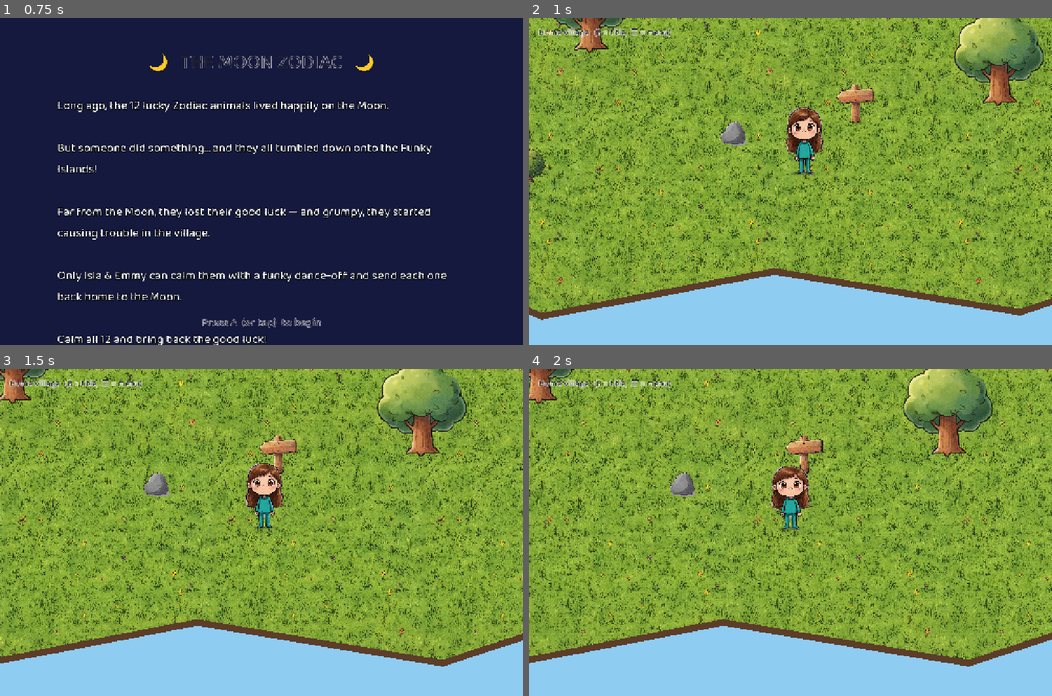
Above: before the commit, frames 1-4 (two rows, left to right).
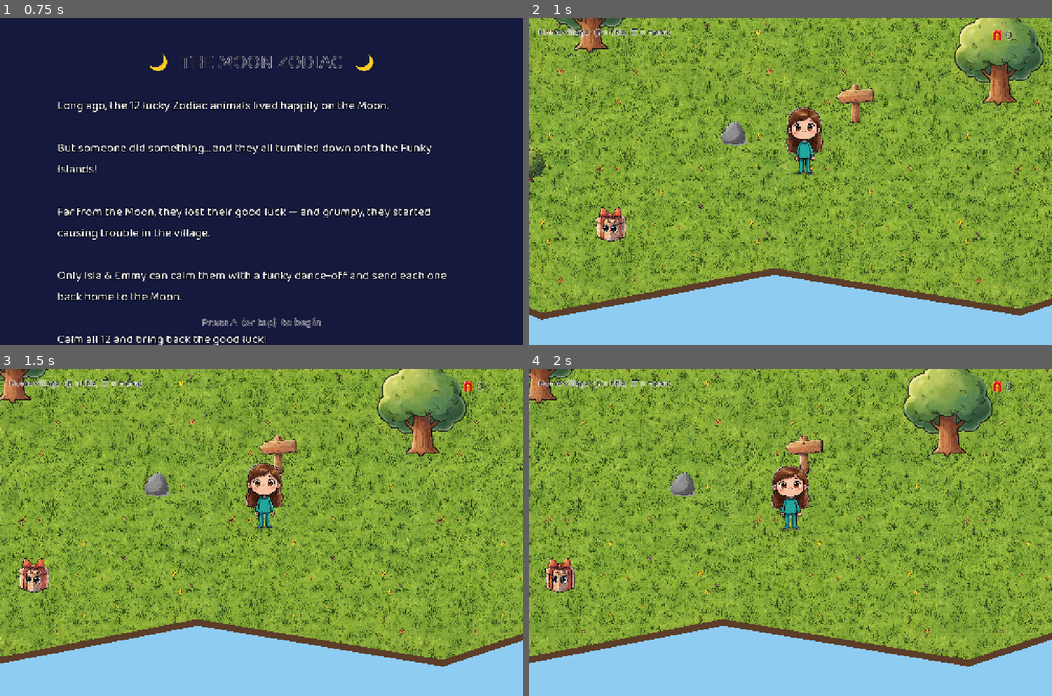
Above: after the commit, the same moments.

Repository: andyfreed/isla-emmy-deck
Game: Godot game, scene res://main.tscn
Two runs of this game, one before a commit and one after it. Both use one fixed random seed, a clock stepped at 60 frames per second and the inputs below.
Inputs (mouse positions are in pixels of both pictures, inside the frame that each line leads up to):
- Up to frame 1 (0.75 s): tap A at 0.5 s; move the mouse to (376, 165) at 0.52 s; hold Right (ui_right) from 0.53 s (still down); click (376, 165) at 0.67 s
- Up to frame 2 (1 s): keep holding Right (ui_right); tap Enter (ui_accept) at 0.77 s
- Up to frame 3 (1.5 s): release Right (ui_right) at 1.25 s; drag from (156, 548) to (235, 597) at 1.27 s
- Up to frame 4 (2 s): no input

Frame 1 is identical in both runs. In frame 2, 0.6% of the frame differs, in the area x 12-93%, y 3-69%; in frame 3, 0.6%; in frame 4, 0.6%.

Commit message:
Playtest #2 response: Star Sword delivers attacks; General Store sells upgrades (free while testing)
- Sword swing visual on every attack strike (Emmy's idea; placeholder art)
- Store menu: Sharpen Star Sword (+2 atk) / Bigger Snacks (+4 heal) -> applied to cards
- Currency intentionally TBD (presents stay a collectible; Emmy to decide money)
- Presents scattered in village again as collectibles w/ HUD count

Co-Authored-By: Claude Opus 4.8 <noreply@anthropic.com>
Claude-Session: https://claude.ai/code/session_01UXQDKUbPicwSfpzXbyxALt

Diff:
--- a/scripts/battle.gd
+++ b/scripts/battle.gd
@@ -80,19 +80,21 @@
 	_make_bar(enemy, Vector2(255, 150), 250)
 	ui.add_child(_label("GRUMBLEHOOF  %s %s" % [SIGN_EMOJI.get(enemy_sign, ""), enemy_sign.to_upper()], 22, Vector2(255, 118), false))
 
+	var ab := Globals.atk_bonus
+	var hb := Globals.heal_bonus
 	var isla := _make_combatant("Isla", "rat", 48, true,
 		"res://assets/isla.png", Vector2(960, 420), 180.0, true)
 	isla["moves"] = [
-		{"name": "Funk Jab", "sign": "rat", "power": 11, "hits": 1, "kind": "attack"},
-		{"name": "Nibble Flurry", "sign": "rat", "power": 5, "hits": 3, "kind": "attack"},
-		{"name": "Snack Share", "sign": "rat", "power": 16, "hits": 1, "kind": "heal"},
+		{"name": "Star Slash", "sign": "rat", "power": 11 + ab, "hits": 1, "kind": "attack"},
+		{"name": "Nibble Flurry", "sign": "rat", "power": 5 + ab, "hits": 3, "kind": "attack"},
+		{"name": "Snack Share", "sign": "rat", "power": 16 + hb, "hits": 1, "kind": "heal"},
 	]
 	var emmy := _make_combatant("Emmy", "monkey", 52, true,
 		"res://assets/emmy.png", Vector2(1115, 500), 180.0, true)
 	emmy["moves"] = [
-		{"name": "Funk Jab", "sign": "monkey", "power": 11, "hits": 1, "kind": "attack"},
-		{"name": "Silly Dance", "sign": "monkey", "power": 9, "hits": 1, "kind": "attack"},
-		{"name": "Snack Share", "sign": "monkey", "power": 16, "hits": 1, "kind": "heal"},
+		{"name": "Star Slash", "sign": "monkey", "power": 11 + ab, "hits": 1, "kind": "attack"},
+		{"name": "Silly Dance", "sign": "monkey", "power": 9 + ab, "hits": 1, "kind": "attack"},
+		{"name": "Snack Share", "sign": "monkey", "power": 16 + hb, "hits": 1, "kind": "heal"},
 	]
 	sisters = [isla, emmy]
 	_make_bar(isla, Vector2(60, 662), 280)
@@ -239,6 +241,7 @@
 	await _lunge_to(c["spr"], enemy["spr"].position + Vector2(190, 30))
 	for h in int(move["hits"]):
 		var dmg := int(move["power"] * mult * (1.5 if clash else 1.0))
+		_sword_swing(c["spr"])
 		await _strike(c["spr"])
 		enemy["hp"] = max(0, int(enemy["hp"]) - dmg)
 		total += dmg
@@ -437,6 +440,24 @@
 	tw.tween_property(spr, "position", home, 0.2)
 
 
+func _sword_swing(spr: Sprite2D) -> void:
+	# the sword delivers the attack (Emmy's idea): swings in from over the
+	# sister's shoulder through the enemy, then fades
+	var sw := Sprite2D.new()
+	sw.texture = load("res://assets/ui/sword.png")
+	var sc := 130.0 / float(sw.texture.get_height())
+	sw.scale = Vector2(sc, sc)
+	sw.position = spr.position + Vector2(-70, -60)
+	sw.rotation = -2.4
+	sw.z_index = 55
+	ui.add_child(sw)
+	var tw := create_tween()
+	tw.tween_property(sw, "rotation", -0.6, 0.09).set_trans(Tween.TRANS_QUAD).set_ease(Tween.EASE_IN)
+	tw.parallel().tween_property(sw, "position", spr.position + Vector2(-130, 10), 0.09)
+	tw.tween_property(sw, "modulate:a", 0.0, 0.16)
+	tw.tween_callback(sw.queue_free)
+
+
 func _strike(spr: Sprite2D) -> void:
 	var base := spr.position
 	var tw := create_tween()
--- a/scripts/globals.gd
+++ b/scripts/globals.gd
@@ -2,4 +2,9 @@
 ## Global game state shared across scenes.
 
 var hero: String = "emmy"   # "emmy" or "isla"
-var score: int = 0
+
+# currency + store upgrades (session-persistent; save file later)
+var presents: int = 0
+var atk_bonus: int = 0      # added to attack-card power
+var heal_bonus: int = 0     # added to heal-card power
+var sword_level: int = 1
--- a/scripts/main.gd
+++ b/scripts/main.gd
@@ -33,6 +33,8 @@
 var prompt_label: Label
 var popup_label: Label
 var popup_t: float = 0.0
+var score_label: Label
+var present_nodes: Array[Sprite2D] = []
 
 # battle / transition
 var creature: Sprite2D
@@ -40,10 +42,12 @@
 var flash_layer: CanvasLayer
 var flash_rect: ColorRect
 
-# pause / test menu
+# pause / test / store menu
 var menu_open: bool = false
+var menu_mode: String = "pause"     # "pause" or "store"
 var menu_layer: CanvasLayer
 var menu_vbox: VBoxContainer
+var menu_title: Label
 var menu_cursor: int = 0
 var menu_items: Array[String] = []
 
@@ -222,6 +226,15 @@
 	world.add_child(_make_sprite("res://assets/home_island/store.png", store_pos, 440.0))
 	world.add_child(_make_sprite("res://assets/home_island/balloon_station.png", balloon_pos, 520.0))
 
+	# presents = currency, scattered around the village
+	present_nodes.clear()
+	for pp in [Vector2(1100, 900), Vector2(2200, 1100), Vector2(2850, 1400),
+			Vector2(900, 1550), Vector2(1700, 800), Vector2(2600, 550),
+			Vector2(1350, 1650), Vector2(3050, 950)]:
+		var pres := _make_sprite("res://assets/present.png", pp, 90.0)
+		world.add_child(pres)
+		present_nodes.append(pres)
+
 	player = Node2D.new()
 	player.position = spawn_pos
 	world.add_child(player)
@@ -239,6 +252,8 @@
 	hud = CanvasLayer.new()
 	add_child(hud)
 	hud.add_child(_label("Home Village   (B = title,  ☰ = menu)", 22, Vector2(24, 18), false))
+	score_label = _label("🎁 %d" % Globals.presents, 30, Vector2(1130, 18), false)
+	hud.add_child(score_label)
 	prompt_label = _label("", 30, Vector2(0, 700), true)
 	prompt_label.add_theme_color_override("font_color", Color(1, 1, 1))
 	hud.add_child(prompt_label)
@@ -308,6 +323,18 @@
 		spr.position.y = -absf(s) * 3.0
 		spr.scale = player_base_scale * Vector2(1.0 + 0.03 * s, 1.0 - 0.03 * s)
 
+	# collect presents (currency)
+	var any_left := false
+	for p in present_nodes:
+		if p.visible and player.position.distance_to(p.position) < 75.0:
+			p.visible = false
+			Globals.presents += 1
+			score_label.text = "🎁 %d" % Globals.presents
+		any_left = any_left or p.visible
+	if not any_left:
+		for p in present_nodes:
+			p.visible = true
+
 	# interaction prompt
 	interact_target = ""
 	var ptxt := ""
@@ -325,7 +352,7 @@
 func _interact() -> void:
 	match interact_target:
 		"store":
-			_popup("The General Store is coming soon! 🛒")
+			_open_menu("store")
 		"balloon":
 			_popup("The balloon isn't fueled up yet — adventure soon! 🎈")
 
@@ -402,13 +429,11 @@
 		_open_menu()
 
 
-func _open_menu() -> void:
+func _open_menu(mode: String = "pause") -> void:
 	menu_open = true
+	menu_mode = mode
 	menu_cursor = 0
-	menu_items = ["Resume"]
-	if state == "play":
-		menu_items.append("Test Battle")
-	menu_items.append("Quit Game")
+	_build_menu_items()
 
 	menu_layer = CanvasLayer.new()
 	menu_layer.layer = 80
@@ -416,11 +441,32 @@
 	var dim := ColorRect.new()
 	dim.color = Color(0, 0, 0, 0.6); dim.size = SCREEN
 	menu_layer.add_child(dim)
-	menu_layer.add_child(_label("— MENU —", 44, Vector2(0, 230), true))
+	var title := "🛒  GENERAL STORE  🛒" if mode == "store" else "— MENU —"
+	menu_title = _label(title, 44, Vector2(0, 180), true)
+	menu_title.add_theme_color_override("font_color", Color(1, 1, 1))
+	menu_layer.add_child(menu_title)
+	if mode == "store":
+		var sub := _label("(upgrades are free while we test — currency TBD!)", 22, Vector2(0, 250), true)
+		sub.add_theme_color_override("font_color", Color(1, 1, 0.7))
+		menu_layer.add_child(sub)
 	menu_vbox = VBoxContainer.new()
-	menu_vbox.position = Vector2(SCREEN.x * 0.5 - 140, 340)
+	menu_vbox.position = Vector2(SCREEN.x * 0.5 - 280, 330)
 	menu_layer.add_child(menu_vbox)
 	_refresh_menu()
+
+
+func _build_menu_items() -> void:
+	if menu_mode == "store":
+		menu_items = [
+			"Sharpen Star Sword  (attack +2)   [Lv %d]" % Globals.sword_level,
+			"Bigger Snacks  (heal +4)   [+%d]" % Globals.heal_bonus,
+			"Leave",
+		]
+	else:
+		menu_items = ["Resume"]
+		if state == "play":
+			menu_items.append("Test Battle")
+		menu_items.append("Quit Game")
 
 
 func _close_menu() -> void:
@@ -443,6 +489,23 @@
 
 
 func _menu_select() -> void:
+	if menu_mode == "store":
+		match menu_cursor:
+			0:
+				Globals.atk_bonus += 2
+				Globals.sword_level += 1
+				_build_menu_items()
+				_refresh_menu()
+				_popup("Star Sword sharpened! ⚔ attack +2")
+			1:
+				Globals.heal_bonus += 4
+				_build_menu_items()
+				_refresh_menu()
+				_popup("Snacks upgraded! 🍪 heal +4")
+			2:
+				_close_menu()
+		return
+
 	var item := menu_items[menu_cursor]
 	_close_menu()
 	match item:
Binary file added: assets/ui/sword.png
Not shown, changed: GAMEPLAY_IDEAS.md
